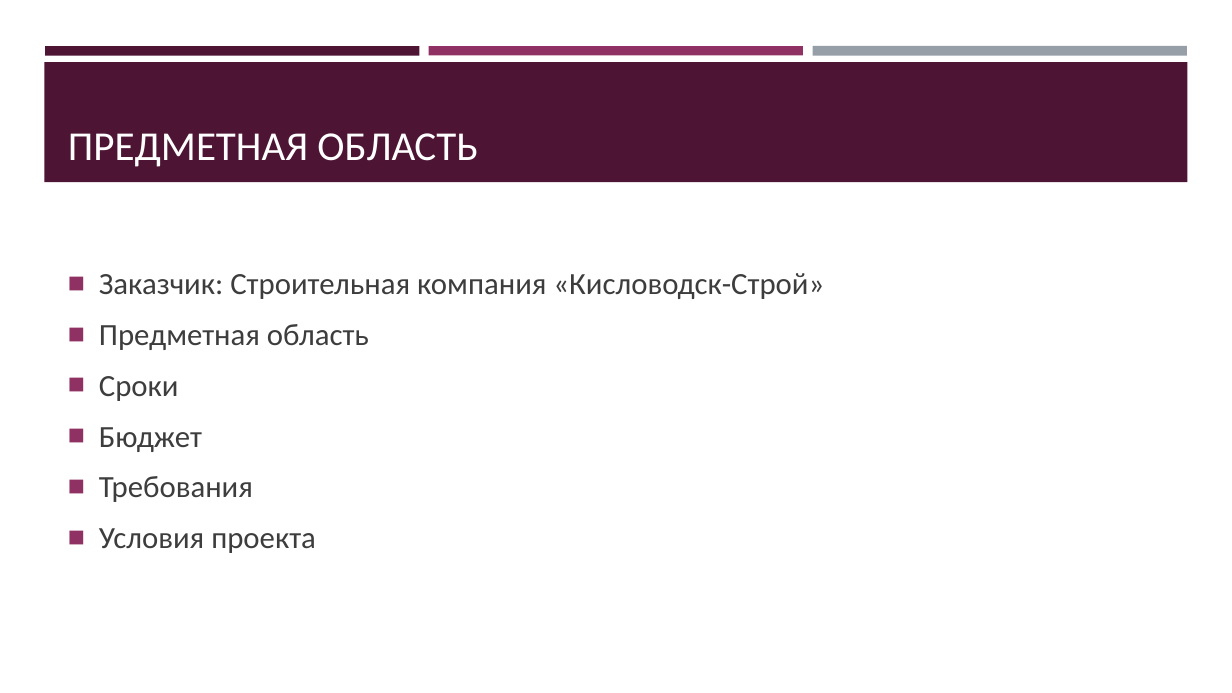
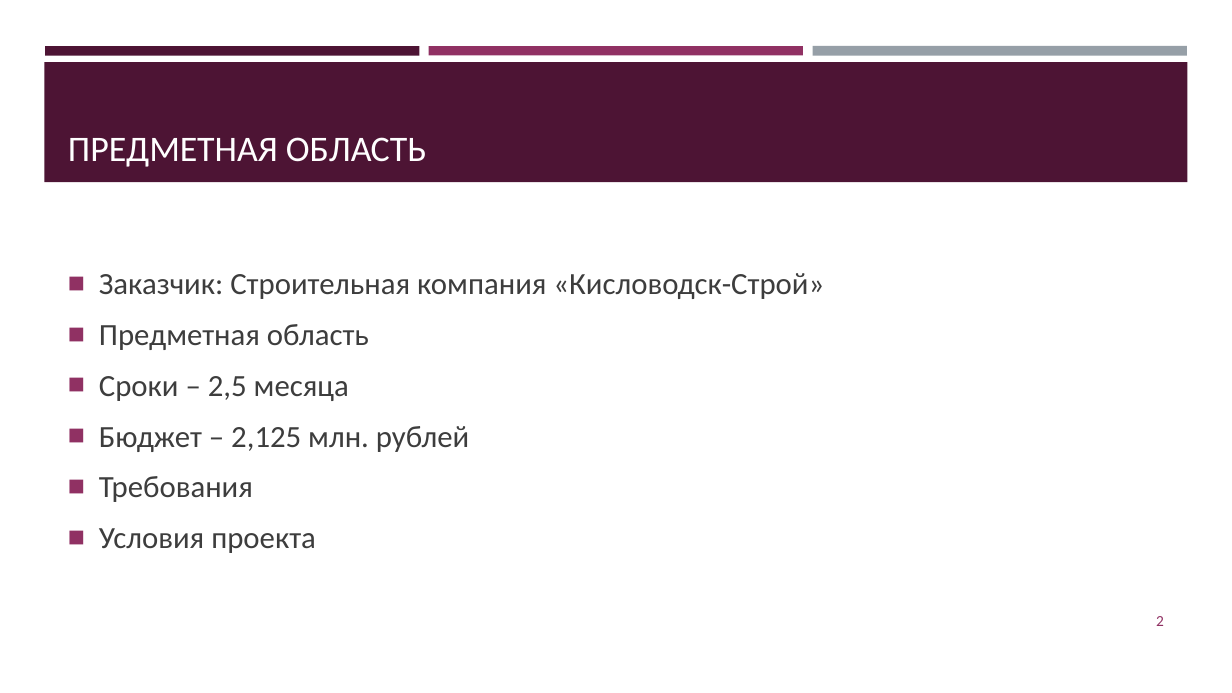
Before and after one commit to jecsonM/MDKmyWORKasAstudent, a slide deck: slide 2 of Сайт для компании «Кисловодск-строй».pptx. Drawn at 1232x693 pixels with LibreOffice and Linux fonts; fonts in the diff are those of the drawing. Boxes give left, top, right and bottom in pixels: in the first picture for what was removed or moved away, otherwise in the second. Text is boxed around its words. In the diff, an @@ line names an element or a change of style, - is before the commit and + after.

```diff
--- a/Сайт для компании «Кисловодск-строй».pptx
+++ b/Сайт для компании «Кисловодск-строй».pptx
@@ title "ПРЕДМЕТНАЯ ОБЛАСТЬ" at box(68, 137, 426, 167): size 32 to 28 pt @@
@@ text at box(99, 376, 469, 452): text changed @@
-■ Сроки
-■ Бюджет
+■ Сроки – 2,5 месяца
+■ Бюджет – 2,125 млн. рублей
@@ page number added at box(1156, 616, 1164, 626), 12 pt, text #903163 @@
+2
```
Also in this commit, not shown: 5 other slides changed, 5 slides added.
